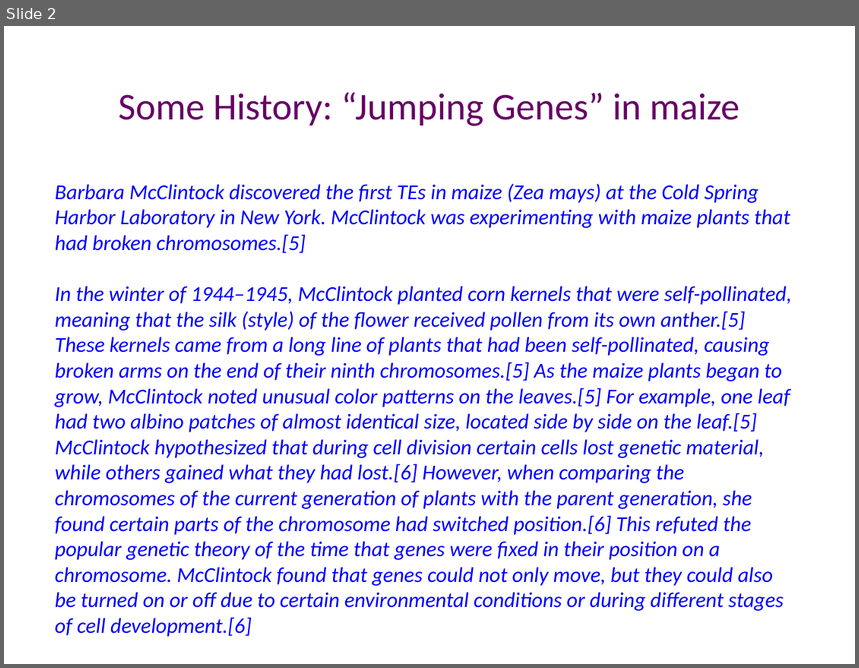
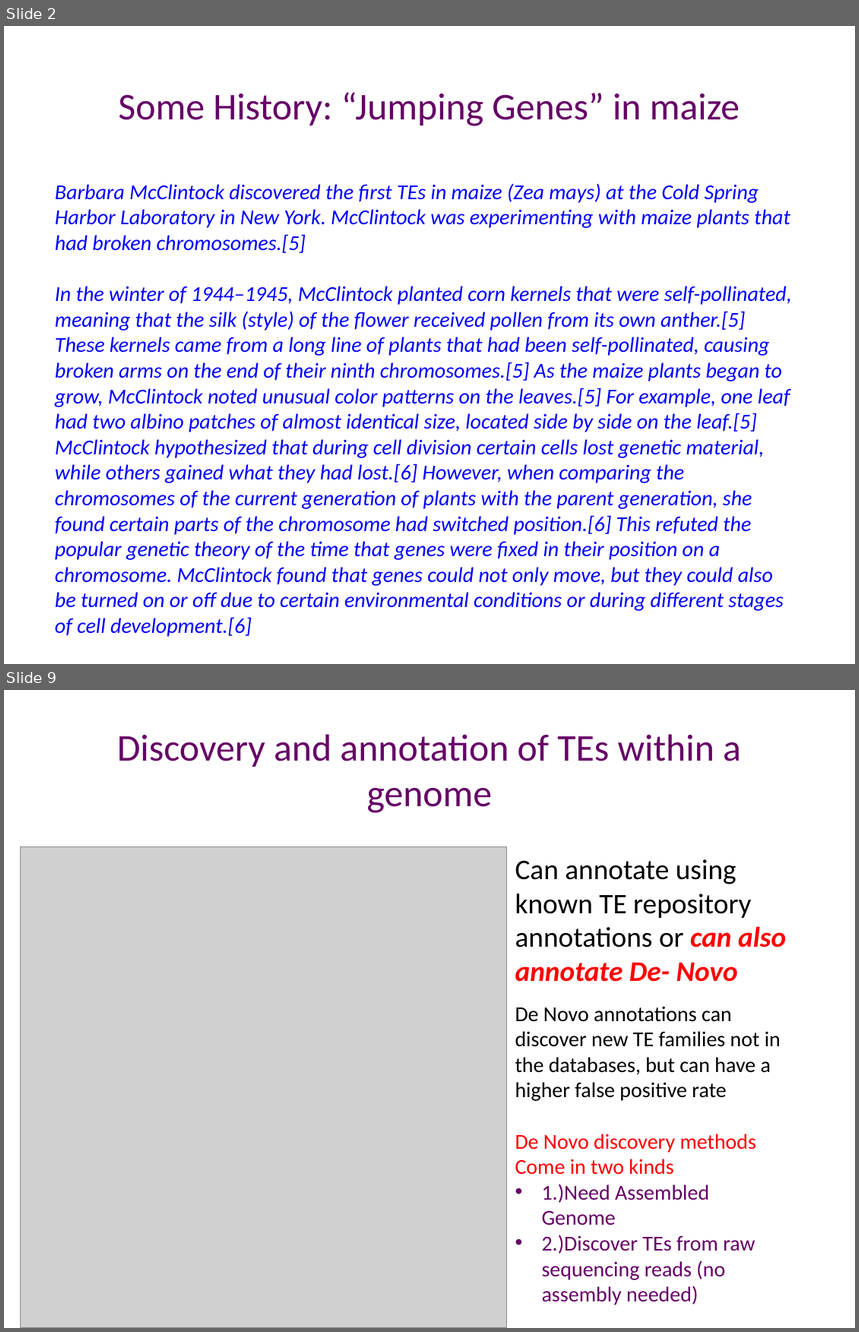
Before and after one commit to manyu90/Journal-Club-presentations, a slide deck: Nov6_2018_Computational_tools_unmasking_TEs/transposable_elements.pptx. Shown one above the other, each under a label of ours: slide 2 before the commit, slides 2 and 9 after it; the slides between them are not shown. The pictures are 859x668 and 859x1332 pixels, drawn with LibreOffice and Linux fonts; fonts in the diff are those of the drawing; grey boxes stand for pictures. Boxes give left, top, right and bottom in pixels: in the first picture for what was removed or moved away, otherwise in the second. Text is boxed around its words. In the diff, an @@ line names an element or a change of style, - is before the commit and + after.

```diff
--- a/Nov6_2018_Computational_tools_unmasking_TEs/transposable_elements.pptx
+++ b/Nov6_2018_Computational_tools_unmasking_TEs/transposable_elements.pptx
@@ slide 9 added at <box>4,690,855,1328</box>, background #FFFFFF @@
@@ title added at <box>117,734,741,813</box>, 32 pt, text #660066 @@
+Discovery and annotation of TEs within a genome
@@ picture added at <box>20,847,507,1328</box> @@
@@ text added at <box>515,859,786,982</box>, 24 pt, text #000000 @@
+Can annotate using known TE repository annotations or can also annotate De- Novo
@@ text added at <box>515,1006,781,1306</box>, 18 pt, text #000000 @@
+De Novo annotations can discover new TE families not in the databases, but can have a higher false positive rate
+De Novo discovery methods Come in two kinds
+• 1.)Need Assembled Genome
+• 2.)Discover TEs from raw sequencing reads (no assembly needed)
```
Also in this commit, not shown: 1 slide changed, 12 other slides added, 2 slides removed, 8 other files.
